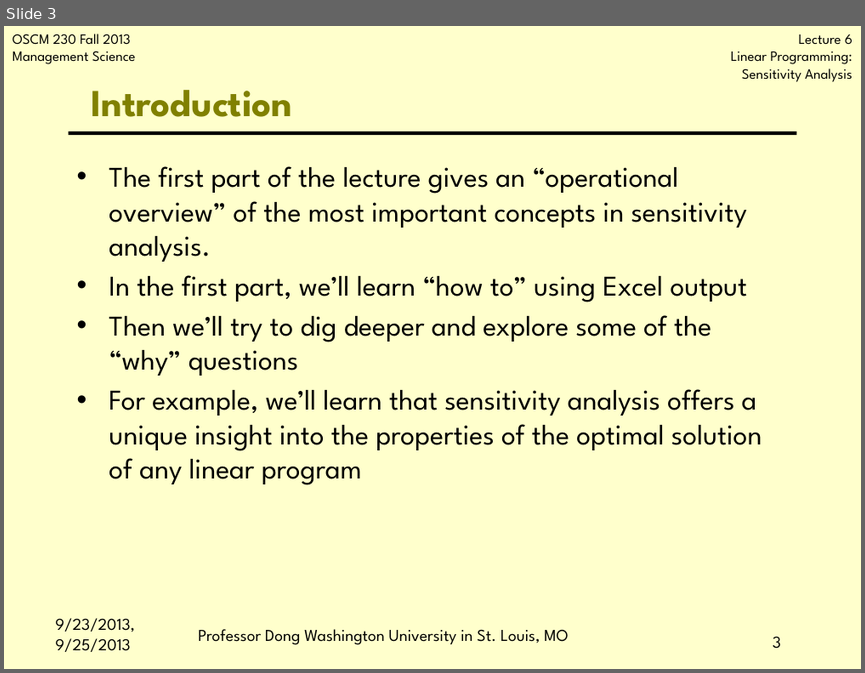
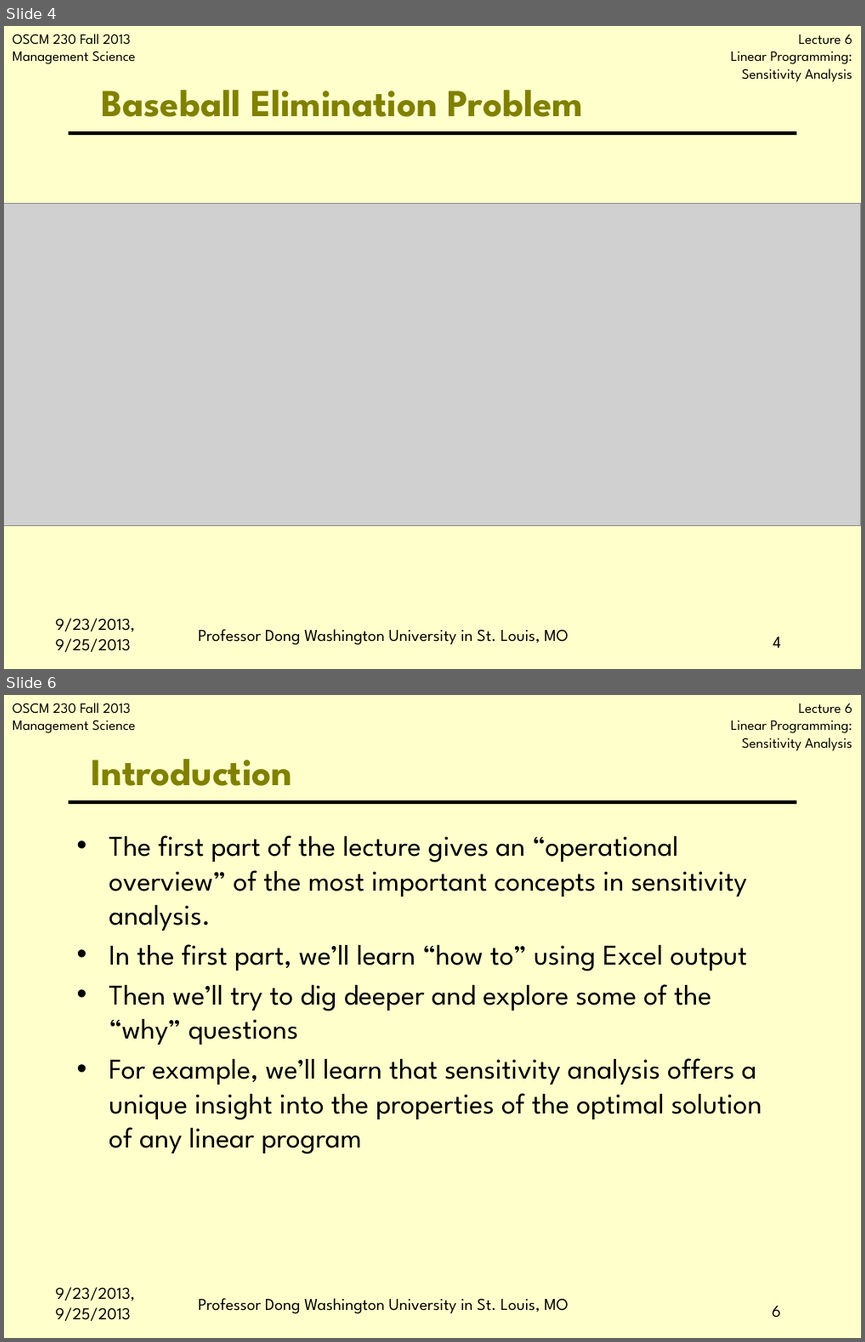
Before and after one commit to jbf232/OSCM230, a slide deck: Fall 2015/Lectures/Lecture 4 Sensitivity Analysis/Lecture 4 Intro Sensitivity Analysis.pptx. Shown one above the other, each under a label of ours: slide 3 before the commit, slides 4 and 6 after it; the slides between them are not shown. The pictures are 865x673 and 865x1342 pixels, drawn with LibreOffice and Linux fonts; fonts in the diff are those of the drawing; grey boxes stand for pictures; background and template pictures are left out. Boxes give left, top, right and bottom in pixels: in the first picture for what was removed or moved away, otherwise in the second. Text is boxed around its words. In the diff, an @@ line names an element or a change of style, - is before the commit and + after.

```diff
--- a/Fall 2015/Lectures/Lecture 4 Sensitivity Analysis/Lecture 4 Intro Sensitivity Analysis.pptx
+++ b/Fall 2015/Lectures/Lecture 4 Sensitivity Analysis/Lecture 4 Intro Sensitivity Analysis.pptx
@@ slide 4 added at box(4, 26, 861, 669), background #FFFFCC; not listed: 3 template elements that a slide beside it also shows @@
@@ title added at box(101, 90, 583, 117), 32 pt, text #808000, bold @@
+Baseball Elimination Problem
@@ picture added at box(4, 204, 861, 526) @@
@@ text added at box(55, 618, 135, 652), 14 pt, text #000000 @@
+9/23/2013, 9/25/2013
@@ text added at box(198, 629, 568, 645), 14 pt, text #000000 @@
+Professor Dong Washington University in St. Louis, MO
@@ page number added at box(772, 636, 781, 647), 14 pt, text #000000 @@
+4
@@ what was slide 3 is now slide 6 @@
@@ page number at box(772, 1305, 781, 1317): text changed @@
-3
+6
```
Also in this commit, not shown: 3 slides changed, 1 other slide added, 14 other files.
